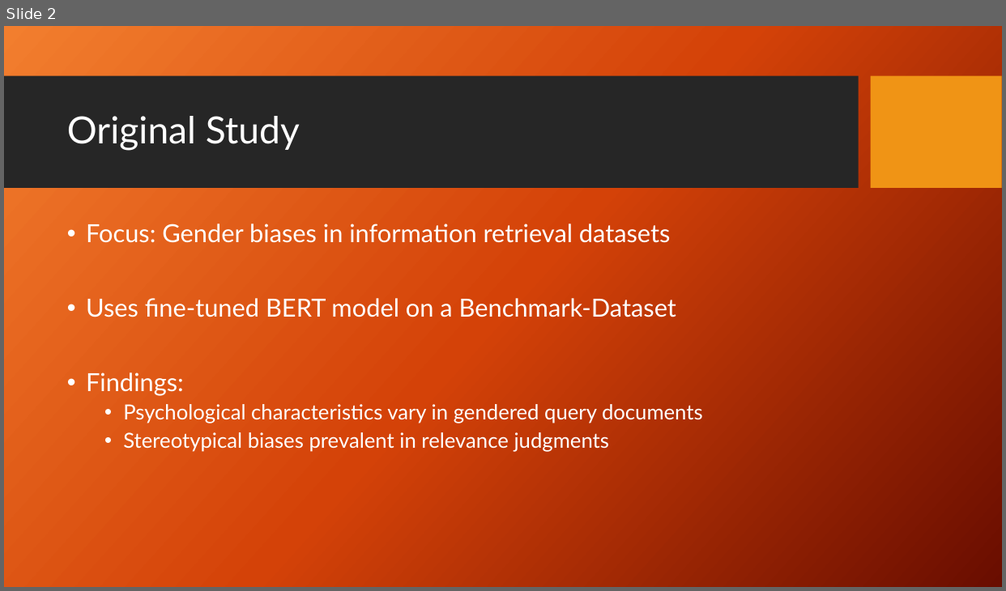
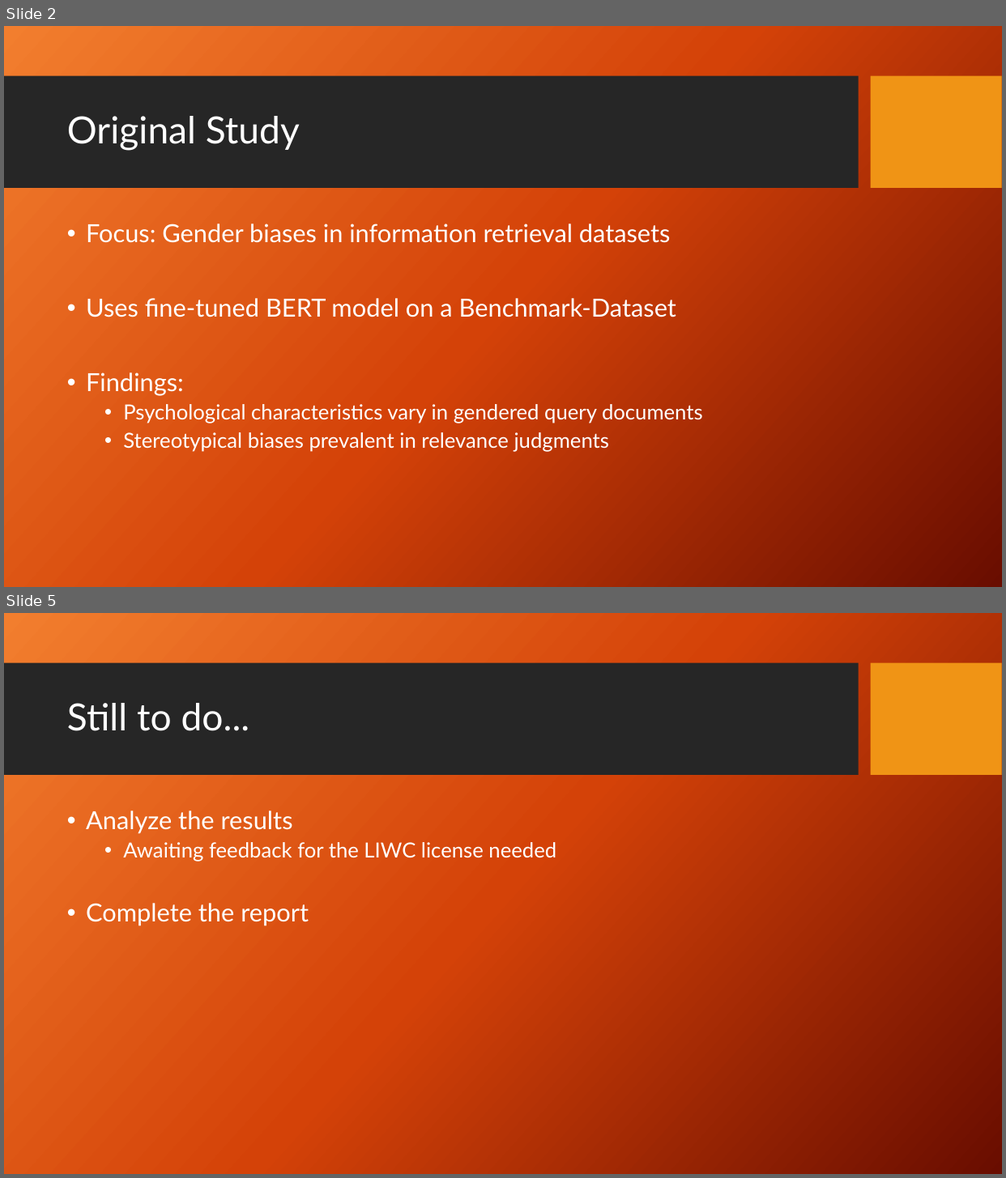
Before and after one commit to mazinator/expdes-assignment-2-group-24B, a slide deck: Presentation.pptx. Shown one above the other, each under a label of ours: slide 2 before the commit, slides 2 and 5 after it; the slides between them are not shown. The pictures are 1006x591 and 1006x1178 pixels, drawn with LibreOffice and Linux fonts; fonts in the diff are those of the drawing; background and template pictures are left out. Boxes give left, top, right and bottom in pixels: in the first picture for what was removed or moved away, otherwise in the second. Text is boxed around its words. In the diff, an @@ line names an element or a change of style, - is before the commit and + after.

```diff
--- a/Presentation.pptx
+++ b/Presentation.pptx
@@ slide 5 added at [4,613,1002,1174], background picture (left out); not listed: 2 template elements that a slide beside it also shows @@
@@ title added at [67,703,250,731], 36 pt, text #FFFFFF @@
+Still to do...
@@ text added at [86,811,556,926], 20 pt, text #FFFFFF @@
+• Analyze the results
+  • Awaiting feedback for the LIWC license needed
+• Complete the report
```
Also in this commit, not shown: 2 slides changed.
